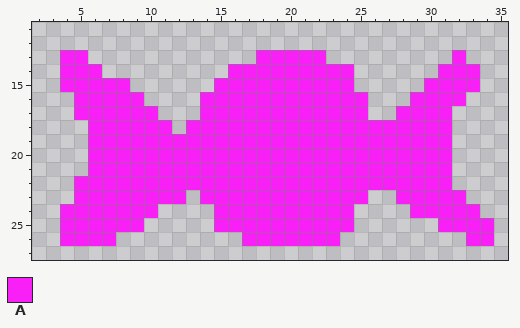
One commit to this pixel-art sprite: images/candy.png. That is the earlier state.
The file is 40x40 pixels. Shown: x 2..35, y 11..27.
Palette (. is transparent): A #f820f6
Pixels before, first column x 4:
13 AA............AAAAA.........A..
14 AAA.........AAAAAAAAA......AAA.
15 AAAAA......AAAAAAAAAA.....AAAA.
16 .AAAAA....AAAAAAAAAAAA...AAAA..
17 .AAAAAA...AAAAAAAAAAAA..AAAA...
18 ..AAAAAA.AAAAAAAAAAAAAAAAAAA...
19 ..AAAAAAAAAAAAAAAAAAAAAAAAAA...
20 ..AAAAAAAAAAAAAAAAAAAAAAAAAA...
21 ..AAAAAAAAAAAAAAAAAAAAAAAAAA...
22 .AAAAAAAAAAAAAAAAAAAAAAAAAAA...
23 .AAAAAAAA.AAAAAAAAAAAA..AAAAA..
24 AAAAAAA....AAAAAAAAAA....AAAAA.
25 AAAAAA.....AAAAAAAAAA......AAAA
26 AAAA.........AAAAAAA.........AA
And afterwards:
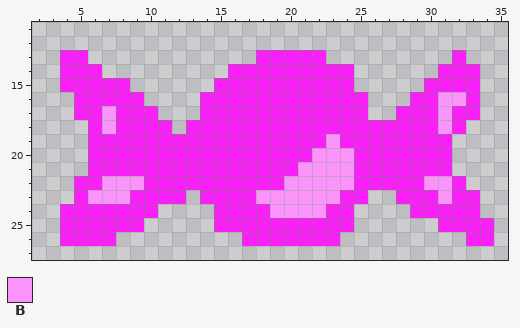
Colours new in this view: B #fb94fa
From old to new:
{"y":16,"x":31,"old":"AA.","new":"BBA"}
{"y":17,"x":7,"old":"A","new":"B"}
{"y":17,"x":31,"old":"A..","new":"BAA"}
{"y":18,"x":7,"old":"A","new":"B"}
{"y":18,"x":31,"old":"A.","new":"BA"}
{"y":19,"x":23,"old":"A","new":"B"}
{"y":20,"x":22,"old":"AAA","new":"BBB"}
{"y":21,"x":21,"old":"AAAA","new":"BBBB"}
{"y":22,"x":7,"old":"AAA","new":"BBB"}
{"y":22,"x":20,"old":"AAAAA","new":"BBBBB"}
{"y":22,"x":30,"old":"AA.","new":"BBA"}
{"y":23,"x":6,"old":"AAA","new":"BBB"}
{"y":23,"x":18,"old":"AAAAAA","new":"BBBBBB"}
{"y":23,"x":31,"old":"A","new":"B"}
{"y":23,"x":33,"old":".","new":"A"}
{"y":24,"x":19,"old":"AAAA","new":"BBBB"}
{"label":"changed","picture_box":[424,92,480,204]}
{"label":"changed","picture_box":[88,106,144,204]}
{"label":"changed","picture_box":[256,134,354,218]}
